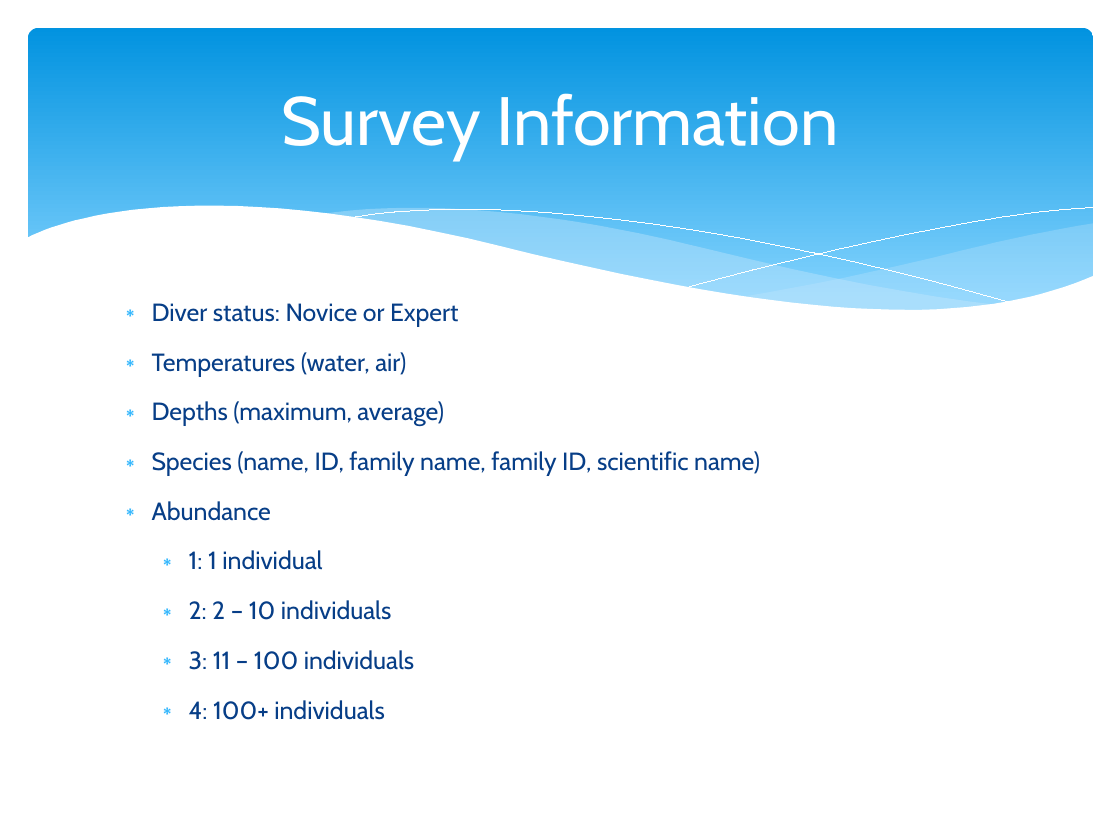
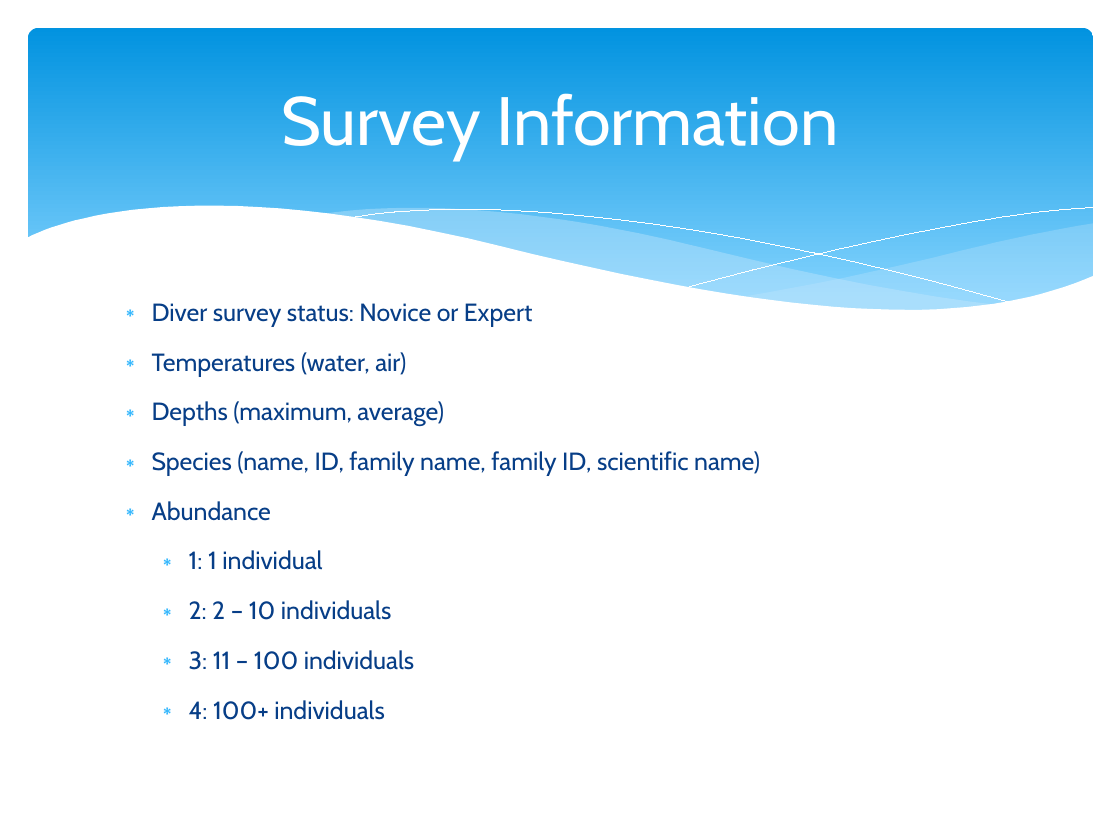
Before and after one commit to MrKevinT/Foundations-Capstone, a slide deck: slide 7 of LC_Present.pptx. Drawn at 1120x840 pixels with LibreOffice and Linux fonts; fonts in the diff are those of the drawing. Boxes give left, top, right and bottom in pixels: in the first picture for what was removed or moved away, otherwise in the second. Text is boxed around its words. In the diff, an @@ line names an element or a change of style, - is before the commit and + after.

```diff
--- a/LC_Present.pptx
+++ b/LC_Present.pptx
@@ text at [152,303,532,326]: text changed @@
-∗ Diver status: Novice or Expert
+∗ Diver survey status: Novice or Expert
```
Also in this commit, not shown: 6 other slides changed.
